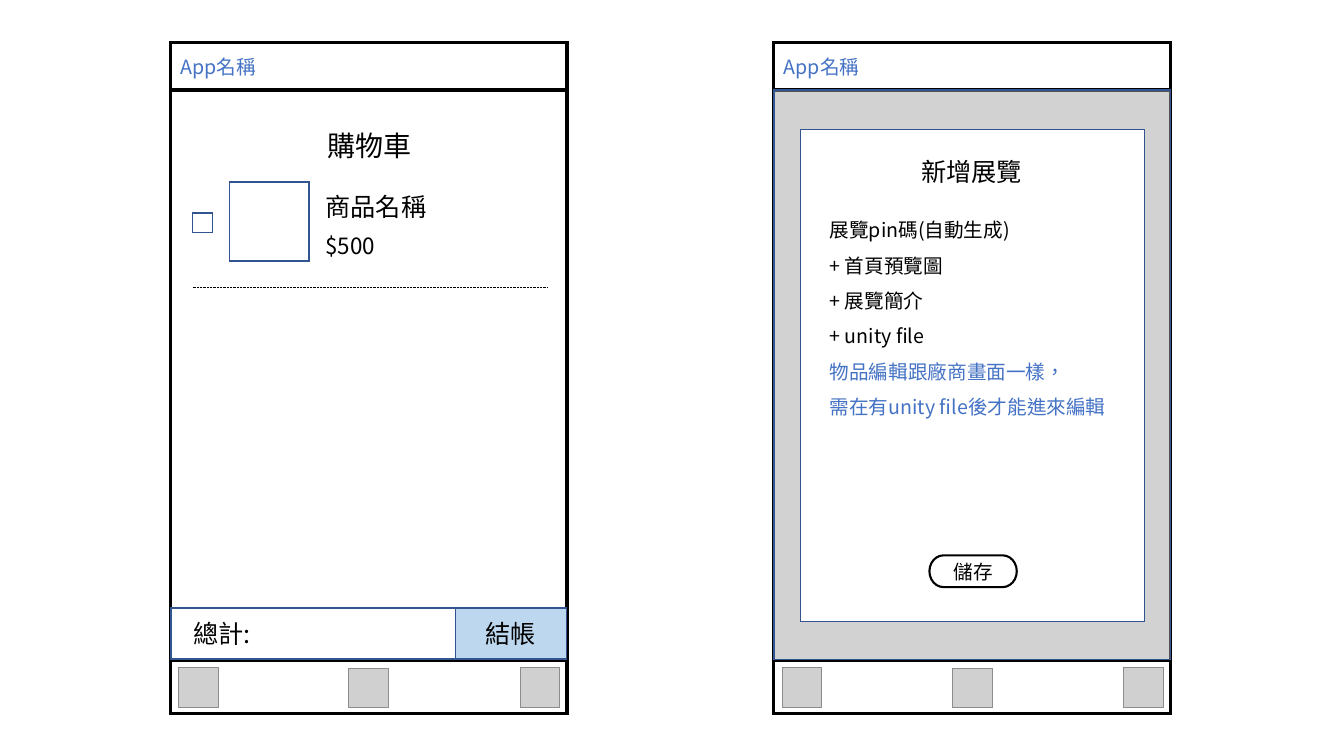
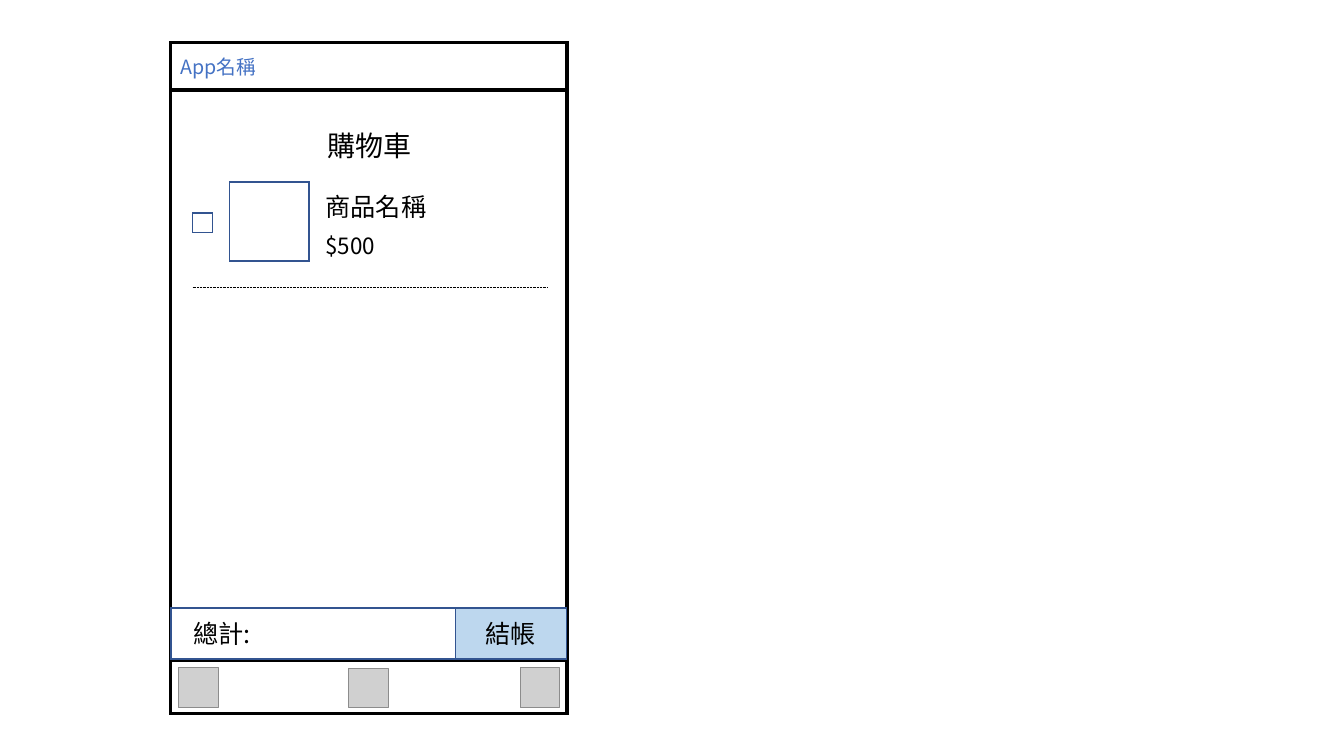
Before and after one commit to 110203/110203, a slide deck: slide 7 of document/UI/0325UI.pptx. Drawn at 1344x756 pixels with LibreOffice and Linux fonts; fonts in the diff are those of the drawing; grey boxes stand for pictures. Boxes give left, top, right and bottom in pixels: in the first picture for what was removed or moved away, otherwise in the second. Text is boxed around its words. In the diff, an @@ line names an element or a change of style, - is before the commit and + after.

Commit message:
update 0325UI

```diff
--- a/document/UI/0325UI.pptx
+++ b/document/UI/0325UI.pptx
@@ rectangle removed at (774, 42, 1172, 714) @@
@@ text removed at (784, 57, 860, 79) @@
-App名稱
@@ rectangle removed at (774, 90, 1171, 659) @@
@@ line removed from (775, 90) to (1172, 90) @@
@@ rectangle removed at (801, 130, 1144, 622) @@
@@ picture removed at (802, 134, 893, 226) @@
@@ text removed at (921, 160, 1022, 183) @@
-新增展覽
@@ text removed at (830, 220, 1106, 419) @@
-展覽pin碼(自動生成)
-+ 首頁預覽圖
-+ 展覽簡介
-+ unity file
-物品編輯跟廠商畫面一樣，
-需在有unity file後才能進來編輯
@@ text removed at (811, 260, 912, 416) @@
-會員姓名
-會員帳號
-性別
-展覽pin碼
-新增展覽
-修改密碼
@@ pill shape removed at (930, 556, 1017, 587) @@
-儲存
@@ line removed from (775, 660) to (1172, 660) @@
@@ picture removed at (782, 668, 822, 708) @@
@@ picture removed at (953, 668, 992, 708) @@
@@ picture removed at (1124, 668, 1164, 708) @@
```
Also in this commit, not shown: 3 other slides changed.
